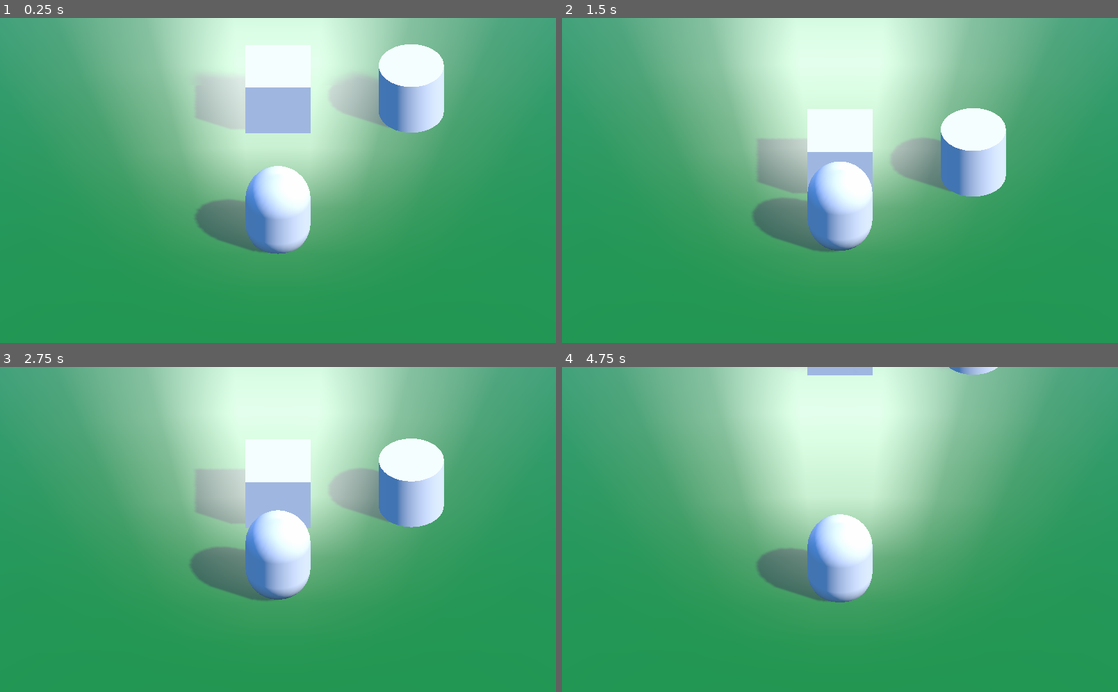
Above: before the commit, frames 1-4 (two rows, left to right).
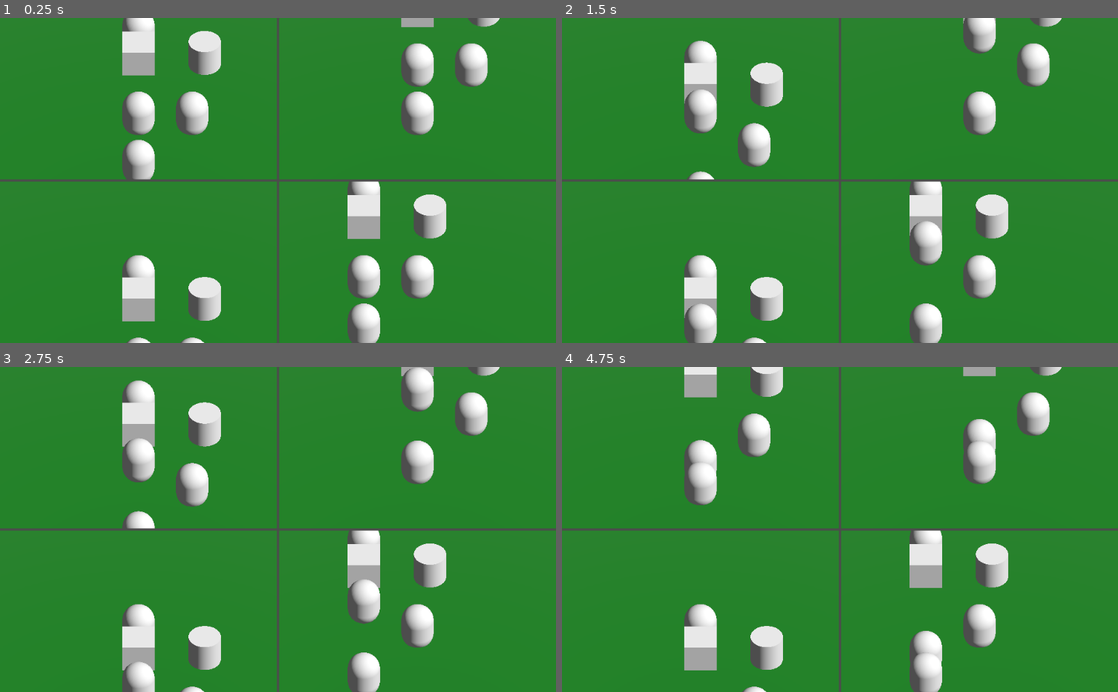
Above: after the commit, the same moments.

Repository: JohnMeadow1/ShroomDoom
Game: Godot game, scene res://viewports/viewports.tscn
The game is run twice, just before and just after one commit, with the same random seed, the same clock (stepped at 60 frames per second) and the same inputs. Before the commit the project starts from res://main.tscn.
Inputs (mouse positions are in pixels of both pictures, inside the frame that each line leads up to):
- Up to frame 1 (0.25 s): no input
- Up to frame 2 (1.5 s): tap Enter at 0.5 s; move the mouse to (962, 164) at 0.52 s; hold Up (move_up_p1) 0.53-1.28 s; move the mouse to (728, 196) at 1.27 s; hold Down (move_down_p1) from 1.28 s (still down)
- Up to frame 3 (2.75 s): move the mouse to (333, 458) at 2.02 s; release Down (move_down_p1) at 2.03 s; hold Up (move_up_p1) from 2.03 s (still down)
- Up to frame 4 (4.75 s): move the mouse to (812, 594) at 2.77 s; tap Space at 3.5 s; move the mouse to (1006, 578) at 3.52 s; release Up (move_up_p1) at 3.53 s; hold Down (move_down_p1) from 3.53 s (still down); move the mouse to (673, 480) at 4.27 s

The runs differ from the first frame. In frame 1, 100% of the frame differs, in the area x 0-100%, y 0-100%; in frame 2, 100%; in frame 3, 100%; in frame 4, 100%.

Commit message:
Working 4 player split screen

Diff:
--- a/source/main.tscn
+++ b/source/main.tscn
@@ -1,7 +1,6 @@
-[gd_scene load_steps=9 format=2]
+[gd_scene load_steps=8 format=2]
 
 [ext_resource path="res://main.gd" type="Script" id=1]
-[ext_resource path="res://player/player.tscn" type="PackedScene" id=2]
 
 [sub_resource type="SpatialMaterial" id=1]
 
@@ -108,11 +107,7 @@
 material/0 = null
 _sections_unfolded = [ "Geometry" ]
 
-[node name="player" parent="." index="1" instance=ExtResource( 2 )]
-
-transform = Transform( 1, 0, 0, 0, -4.37114e-008, -1, 0, 1, -4.37114e-008, -0.00610328, 1.00805, -0.000239372 )
-
-[node name="enviroment" type="Node" parent="." index="2"]
+[node name="enviroment" type="Node" parent="." index="1"]
 
 [node name="OmniLight" type="DirectionalLight" parent="enviroment" index="0"]
 
@@ -142,9 +137,9 @@
 directional_shadow_max_distance = 200.0
 _sections_unfolded = [ "Shadow" ]
 
-[node name="map" type="Node" parent="." index="3"]
-
-[node name="tree" type="StaticBody" parent="." index="4"]
+[node name="map" type="Node" parent="." index="2"]
+
+[node name="tree" type="StaticBody" parent="." index="3"]
 
 transform = Transform( 1, 0, 0, 0, 1, 0, 0, 0, 1, 0, 0.870786, -5.75497 )
 input_ray_pickable = true
@@ -184,7 +179,7 @@
 "_edit_lock_": true
 }
 
-[node name="mushroom" type="MeshInstance" parent="." index="5"]
+[node name="mushroom" type="MeshInstance" parent="." index="4"]
 
 transform = Transform( 1, 0, 0, 0, 1, 0, 0, 0, 1, 4.09264, 0.870786, -5.79006 )
 layers = 1
--- a/source/player/player.tscn
+++ b/source/player/player.tscn
@@ -15,7 +15,7 @@
 radial_segments = 64
 rings = 8
 
-[node name="player" type="KinematicBody" index="0"]
+[node name="player" type="KinematicBody"]
 
 transform = Transform( 1, 0, 0, 0, -4.37114e-008, -1, 0, 1, -4.37114e-008, 0, 1, 0 )
 input_ray_pickable = true
--- a/source/project.godot
+++ b/source/project.godot
@@ -11,7 +11,7 @@
 [application]
 
 config/name="ShroomDoom"
-run/main_scene="res://main.tscn"
+run/main_scene="res://viewports/viewports.tscn"
 config/icon="res://icon.png"
 
 [input]
@@ -24,6 +24,30 @@
  ]
 move_right_p1=[ Object(InputEventKey,"resource_local_to_scene":false,"resource_name":"","device":0,"alt":false,"shift":false,"control":false,"meta":false,"command":false,"pressed":false,"scancode":16777233,"unicode":0,"echo":false,"script":null)
  ]
+move_up_p2=[ Object(InputEventJoypadButton,"resource_local_to_scene":false,"resource_name":"","device":0,"button_index":12,"pressure":0.0,"pressed":false,"script":null)
+ ]
+move_up_p3=[ Object(InputEventJoypadButton,"resource_local_to_scene":false,"resource_name":"","device":1,"button_index":12,"pressure":0.0,"pressed":false,"script":null)
+ ]
+move_up_p4=[ Object(InputEventJoypadButton,"resource_local_to_scene":false,"resource_name":"","device":2,"button_index":12,"pressure":0.0,"pressed":false,"script":null)
+ ]
+move_down_p2=[ Object(InputEventJoypadButton,"resource_local_to_scene":false,"resource_name":"","device":0,"button_index":13,"pressure":0.0,"pressed":false,"script":null)
+ ]
+move_down_p3=[ Object(InputEventJoypadButton,"resource_local_to_scene":false,"resource_name":"","device":1,"button_index":13,"pressure":0.0,"pressed":false,"script":null)
+ ]
+move_down_p4=[ Object(InputEventJoypadButton,"resource_local_to_scene":false,"resource_name":"","device":2,"button_index":13,"pressure":0.0,"pressed":false,"script":null)
+ ]
+move_left_p2=[ Object(InputEventJoypadButton,"resource_local_to_scene":false,"resource_name":"","device":0,"button_index":14,"pressure":0.0,"pressed":false,"script":null)
+ ]
+move_left_p3=[ Object(InputEventJoypadButton,"resource_local_to_scene":false,"resource_name":"","device":1,"button_index":14,"pressure":0.0,"pressed":false,"script":null)
+ ]
+move_left_p4=[ Object(InputEventJoypadButton,"resource_local_to_scene":false,"resource_name":"","device":2,"button_index":14,"pressure":0.0,"pressed":false,"script":null)
+ ]
+move_right_p2=[ Object(InputEventJoypadButton,"resource_local_to_scene":false,"resource_name":"","device":0,"button_index":15,"pressure":0.0,"pressed":false,"script":null)
+ ]
+move_right_p3=[ Object(InputEventJoypadButton,"resource_local_to_scene":false,"resource_name":"","device":1,"button_index":15,"pressure":0.0,"pressed":false,"script":null)
+ ]
+move_right_p4=[ Object(InputEventJoypadButton,"resource_local_to_scene":false,"resource_name":"","device":2,"button_index":15,"pressure":0.0,"pressed":false,"script":null)
+ ]
 
 [rendering]
 
--- a/source/viewports/viewports.gd
+++ b/source/viewports/viewports.gd
@@ -15,8 +15,8 @@
 func _ready():
 
 	viewport2.world = viewport1.world
-#	viewport3.world = viewport1.world
-#	viewport4.world = viewport1.world
+	viewport3.world = viewport1.world
+	viewport4.world = viewport1.world
 
 	pass
 
--- a/source/viewports/viewports.tscn
+++ b/source/viewports/viewports.tscn
@@ -1,7 +1,8 @@
-[gd_scene load_steps=4 format=2]
+[gd_scene load_steps=5 format=2]
 
 [ext_resource path="res://viewports/viewports.gd" type="Script" id=1]
 [ext_resource path="res://main.tscn" type="PackedScene" id=2]
+[ext_resource path="res://player/player.tscn" type="PackedScene" id=3]
 
 [sub_resource type="World" id=1]
 
@@ -70,32 +71,9 @@
 shadow_atlas_quad_3 = 4
 _sections_unfolded = [ "Rendering" ]
 
-[node name="Camera2D" type="Camera2D" parent="ViewportsContainer/Player1/Viewport1" index="0"]
-
-anchor_mode = 1
-rotating = false
-current = true
-zoom = Vector2( 0.25, 0.25 )
-limit_left = -10000000
-limit_top = -10000000
-limit_right = 10000000
-limit_bottom = 10000000
-limit_smoothed = false
-drag_margin_h_enabled = true
-drag_margin_v_enabled = true
-smoothing_enabled = false
-smoothing_speed = 5.0
-offset_v = 0.0
-offset_h = 0.0
-drag_margin_left = 0.2
-drag_margin_top = 0.2
-drag_margin_right = 0.2
-drag_margin_bottom = 0.2
-editor_draw_screen = true
-editor_draw_limits = false
-editor_draw_drag_margin = false
-
-[node name="main" parent="ViewportsContainer/Player1/Viewport1" index="1" instance=ExtResource( 2 )]
+[node name="main" parent="ViewportsContainer/Player1/Viewport1" index="0" instance=ExtResource( 2 )]
+
+[node name="player" parent="ViewportsContainer/Player1/Viewport1" index="1" instance=ExtResource( 3 )]
 
 [node name="Player2" type="ViewportContainer" parent="ViewportsContainer" index="1"]
 
@@ -143,30 +121,10 @@
 shadow_atlas_quad_3 = 4
 _sections_unfolded = [ "Rendering" ]
 
-[node name="Camera2D" type="Camera2D" parent="ViewportsContainer/Player2/Viewport2" index="0"]
-
-anchor_mode = 1
-rotating = false
-current = true
-zoom = Vector2( 0.25, 0.25 )
-limit_left = -10000000
-limit_top = -10000000
-limit_right = 10000000
-limit_bottom = 10000000
-limit_smoothed = false
-drag_margin_h_enabled = true
-drag_margin_v_enabled = true
-smoothing_enabled = false
-smoothing_speed = 5.0
-offset_v = 0.0
-offset_h = 0.0
-drag_margin_left = 0.2
-drag_margin_top = 0.2
-drag_margin_right = 0.2
-drag_margin_bottom = 0.2
-editor_draw_screen = true
-editor_draw_limits = false
-editor_draw_drag_margin = false
+[node name="player2" parent="ViewportsContainer/Player2/Viewport2" index="0" instance=ExtResource( 3 )]
+
+transform = Transform( 1, 0, 0, 0, -4.37114e-008, -1, 0, 1, -4.37114e-008, 0, 1, 4.53771 )
+PLAYER_NUM = 2
 
 [node name="Player3" type="ViewportContainer" parent="ViewportsContainer" index="2"]
 
@@ -213,30 +171,10 @@
 shadow_atlas_quad_2 = 3
 shadow_atlas_quad_3 = 4
 
-[node name="Camera2D" type="Camera2D" parent="ViewportsContainer/Player3/Viewport3" index="0"]
-
-anchor_mode = 1
-rotating = false
-current = true
-zoom = Vector2( 0.25, 0.25 )
-limit_left = -10000000
-limit_top = -10000000
-limit_right = 10000000
-limit_bottom = 10000000
-limit_smoothed = false
-drag_margin_h_enabled = true
-drag_margin_v_enabled = true
-smoothing_enabled = false
-smoothing_speed = 5.0
-offset_v = 0.0
-offset_h = 0.0
-drag_margin_left = 0.2
-drag_margin_top = 0.2
-drag_margin_right = 0.2
-drag_margin_bottom = 0.2
-editor_draw_screen = true
-editor_draw_limits = false
-editor_draw_drag_margin = false
+[node name="player3" parent="ViewportsContainer/Player3/Viewport3" index="0" instance=ExtResource( 3 )]
+
+transform = Transform( 1, 0, 0, 0, -4.37114e-008, -1, 0, 1, -4.37114e-008, 0, 1, -6.22092 )
+PLAYER_NUM = 3
 
 [node name="Player4" type="ViewportContainer" parent="ViewportsContainer" index="3"]
 
@@ -284,27 +222,7 @@
 shadow_atlas_quad_2 = 3
 shadow_atlas_quad_3 = 4
 
-[node name="Camera2D" type="Camera2D" parent="ViewportsContainer/Player4/Viewport4" index="0"]
-
-anchor_mode = 1
-rotating = false
-current = true
-zoom = Vector2( 0.25, 0.25 )
-limit_left = -10000000
-limit_top = -10000000
-limit_right = 10000000
-limit_bottom = 10000000
-limit_smoothed = false
-drag_margin_h_enabled = true
-drag_margin_v_enabled = true
-smoothing_enabled = false
-smoothing_speed = 5.0
-offset_v = 0.0
-offset_h = 0.0
-drag_margin_left = 0.2
-drag_margin_top = 0.2
-drag_margin_right = 0.2
-drag_margin_bottom = 0.2
-editor_draw_screen = true
-editor_draw_limits = false
-editor_draw_drag_margin = false
+[node name="player4" parent="ViewportsContainer/Player4/Viewport4" index="0" instance=ExtResource( 3 )]
+
+transform = Transform( 1, 0, 0, 0, -4.37114e-008, -1, 0, 1, -4.37114e-008, 3.32041, 1, 0 )
+PLAYER_NUM = 4
